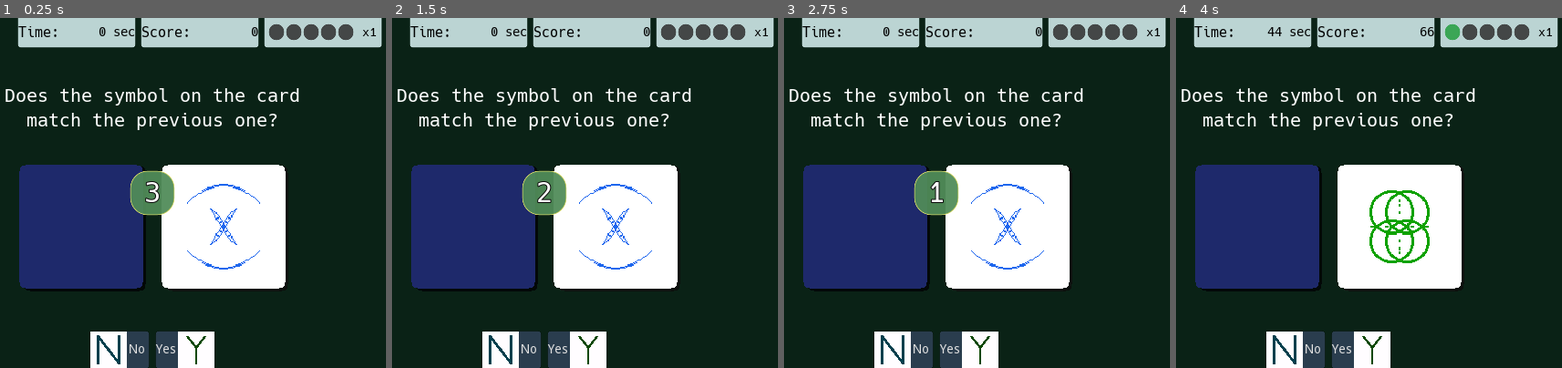
Above: before the commit, frames 1-4 (left to right).
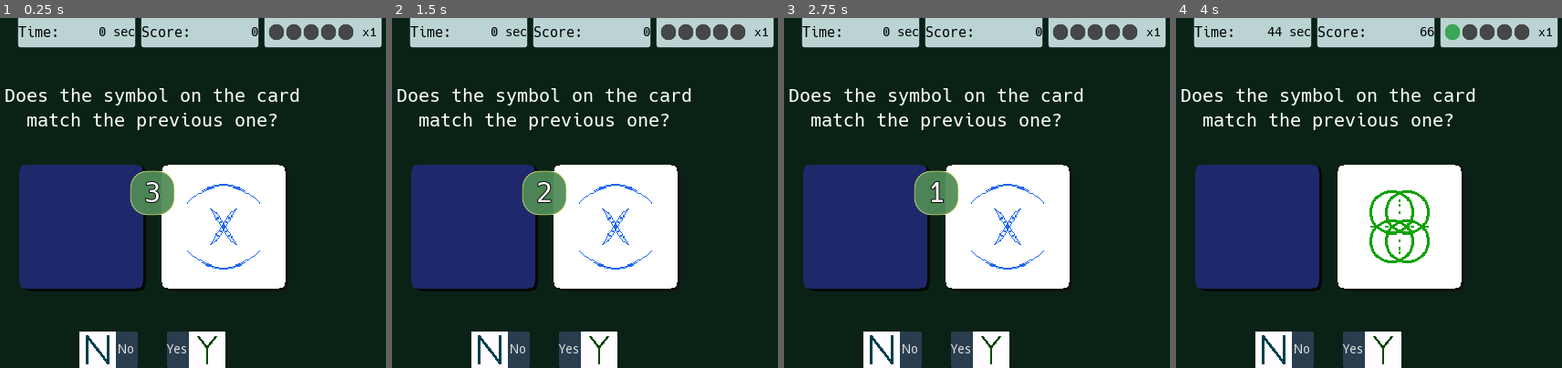
Above: after the commit, the same moments.

Repository: doc-breen/OccultQuickMatch
Game: Godot game, scene res://FastMatchGame.tscn
Two runs of this game, one before a commit and one after it. Both use one fixed random seed, a clock stepped at 60 frames per second and the inputs below.
Inputs:
- Up to frame 1 (0.25 s): no input
- Up to frame 2 (1.5 s): click "Yes" at 0.5 s; click "No" at 1.25 s
- Up to frame 3 (2.75 s): hold Right (ui_right) from 2.03 s (still down)
- Up to frame 4 (4 s): tap Enter at 2.75 s; release Right (ui_right) at 2.78 s; hold Left (ui_left) 2.78-3.53 s; hold Right (ui_right) from 3.53 s (still down)

The runs differ from the first frame. In frame 1, 2.2% of the frame differs, in the area x 20-59%, y 89-100%; in frame 2, 2.2%; in frame 3, 2.2%; in frame 4, 2.2%.

Commit message:
Add files via upload

Diff:
--- a/FastMatchGame.tscn
+++ b/FastMatchGame.tscn
@@ -433,7 +433,7 @@
 grow_horizontal = 2
 grow_vertical = 2
 rect_min_size = Vector2( 128, 0 )
-custom_constants/separation = 8
+custom_constants/separation = 32
 alignment = 1
 
 [node name="NoButton" type="Button" parent="UI"]
@@ -448,8 +448,8 @@
 expand_icon = true
 
 [node name="YesButton" type="Button" parent="UI"]
-margin_left = 72.0
-margin_right = 136.0
+margin_left = 96.0
+margin_right = 160.0
 margin_bottom = 40.0
 rect_min_size = Vector2( 64, 40 )
 custom_styles/hover = SubResource( 26 )
